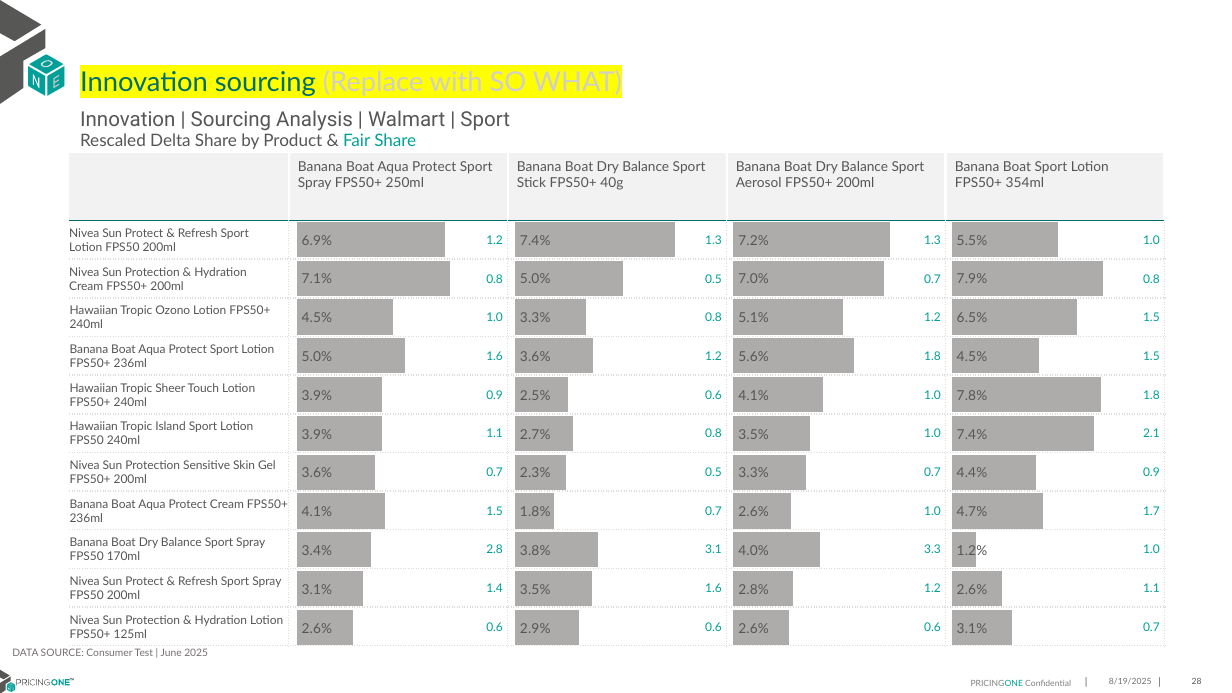
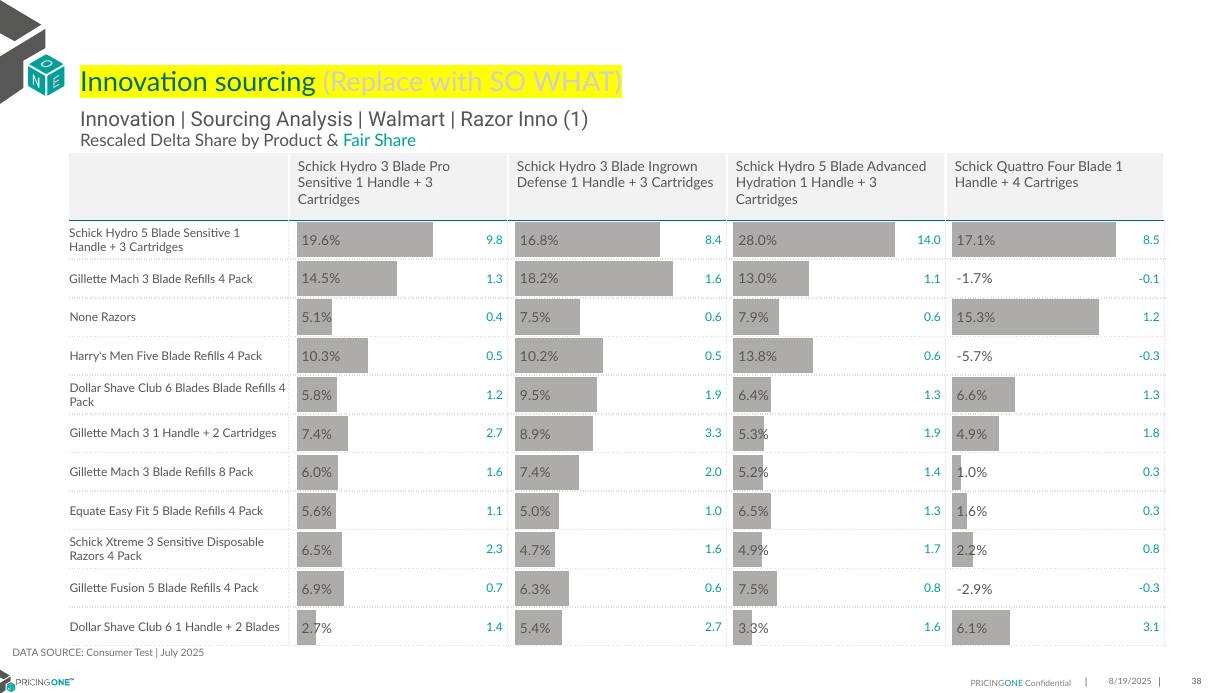
Before and after one commit to PricingOne/Slide-Automate, a slide deck: slide 38 of Innovation CBC Slide Duplicate/Innovation CBC Walmart output 2025-08-19.pptx (slide 28 before the commit). Drawn at 1232x693 pixels with LibreOffice and Linux fonts; fonts in the diff are those of the drawing. Boxes give left, top, right and bottom in pixels: in the first picture for what was removed or moved away, otherwise in the second. Text is boxed around its words. In the diff, an @@ line names an element or a change of style, - is before the commit and + after.

Commit message:
edgewell us inno

```diff
--- a/Innovation CBC Slide Duplicate/Innovation CBC Walmart output 2025-08-19.pptx
+++ b/Innovation CBC Slide Duplicate/Innovation CBC Walmart output 2025-08-19.pptx
@@ text at [80, 110, 589, 131]: text changed @@
-Innovation | Sourcing Analysis | Walmart | Sport
+Innovation | Sourcing Analysis | Walmart | Razor Inno (1)
@@ table at [69, 153, 1165, 646] @@
-row 1:  | Banana Boat Aqua Protect Sport Spray FPS50+ 250ml | Banana Boat Dry Balance Sport Stick FPS50+ 40g | Banana Boat Dry Balance Sport Aerosol FPS50+ 200ml | Banana Boat Sport Lotion FPS50+ 354ml
+row 1:  | Schick Hydro 3 Blade Pro Sensitive 1 Handle + 3 Cartridges | Schick Hydro 3 Blade Ingrown Defense 1 Handle + 3 Cartridges | Schick Hydro 5 Blade Advanced Hydration 1 Handle + 3 Cartridges | Schick Quattro Four Blade 1 Handle + 4 Cartriges
-row 2: Nivea Sun Protect & Refresh Sport Lotion FPS50 200ml | 1.2 | 1.3 | 1.3 | 1.0
+row 2: Schick Hydro 5 Blade Sensitive 1 Handle + 3 Cartridges | 9.8 | 8.4 | 14.0 | 8.5
-row 3: Nivea Sun Protection & Hydration Cream FPS50+ 200ml | 0.8 | 0.5 | 0.7 | 0.8
+row 3: Gillette Mach 3 Blade Refills 4 Pack | 1.3 | 1.6 | 1.1 | -0.1
-row 4: Hawaiian Tropic Ozono Lotion FPS50+ 240ml | 1.0 | 0.8 | 1.2 | 1.5
+row 4: None Razors | 0.4 | 0.6 | 0.6 | 1.2
-row 5: Banana Boat Aqua Protect Sport Lotion FPS50+ 236ml | 1.6 | 1.2 | 1.8 | 1.5
+row 5: Harry's Men Five Blade Refills 4 Pack | 0.5 | 0.5 | 0.6 | -0.3
-row 6: Hawaiian Tropic Sheer Touch Lotion FPS50+ 240ml | 0.9 | 0.6 | 1.0 | 1.8
+row 6: Dollar Shave Club 6 Blades Blade Refills 4 Pack | 1.2 | 1.9 | 1.3 | 1.3
-row 7: Hawaiian Tropic Island Sport Lotion FPS50 240ml | 1.1 | 0.8 | 1.0 | 2.1
+row 7: Gillette Mach 3 1 Handle + 2 Cartridges | 2.7 | 3.3 | 1.9 | 1.8
-row 8: Nivea Sun Protection Sensitive Skin Gel FPS50+ 200ml | 0.7 | 0.5 | 0.7 | 0.9
+row 8: Gillette Mach 3 Blade Refills 8 Pack | 1.6 | 2.0 | 1.4 | 0.3
-row 9: Banana Boat Aqua Protect Cream FPS50+ 236ml | 1.5 | 0.7 | 1.0 | 1.7
+row 9: Equate Easy Fit 5 Blade Refills 4 Pack | 1.1 | 1.0 | 1.3 | 0.3
-row 10: Banana Boat Dry Balance Sport Spray FPS50 170ml | 2.8 | 3.1 | 3.3 | 1.0
+row 10: Schick Xtreme 3 Sensitive Disposable Razors 4 Pack | 2.3 | 1.6 | 1.7 | 0.8
-row 11: Nivea Sun Protect & Refresh Sport Spray FPS50 200ml | 1.4 | 1.6 | 1.2 | 1.1
+row 11: Gillette Fusion 5 Blade Refills 4 Pack | 0.7 | 0.6 | 0.8 | -0.3
-row 12: Nivea Sun Protection & Hydration Lotion FPS50+ 125ml | 0.6 | 0.6 | 0.6 | 0.7
+row 12: Dollar Shave Club 6 1 Handle + 2 Blades | 1.4 | 2.7 | 1.6 | 3.1
@@ bar chart at [291, 221, 471, 647] @@
-Series 1: 0.069, 0.071, 0.045, 0.05, 0.039, 0.039, 0.036, 0.041, 0.034, 0.031, 0.026
+Series 1: 0.196, 0.145, 0.051, 0.103, 0.058, 0.074, 0.06, 0.056, 0.065, 0.069, 0.027
@@ bar chart at [509, 221, 689, 647] @@
-Series 1: 0.074, 0.05, 0.033, 0.036, 0.025, 0.027, 0.023, 0.018, 0.038, 0.035, 0.029
+Series 1: 0.168, 0.182, 0.075, 0.102, 0.095, 0.089, 0.074, 0.05, 0.047, 0.063, 0.054
@@ bar chart at [727, 221, 907, 647] @@
-Series 1: 0.072, 0.07, 0.051, 0.056, 0.041, 0.035, 0.033, 0.026, 0.04, 0.028, 0.026
+Series 1: 0.28, 0.13, 0.079, 0.138, 0.064, 0.053, 0.052, 0.065, 0.049, 0.075, 0.033
@@ bar chart at [946, 221, 1126, 647] @@
-Series 1: 0.055, 0.079, 0.065, 0.045, 0.078, 0.074, 0.044, 0.047, 0.012, 0.026, 0.031
+Series 1: 0.171, -0.017, 0.153, -0.057, 0.066, 0.049, 0.01, 0.016, 0.022, -0.029, 0.061
@@ text at [12, 648, 205, 658]: text changed @@
-DATA SOURCE: Consumer Test | June 2025
+DATA SOURCE: Consumer Test | July 2025
```
Also in this commit, not shown: 26 other slides changed, 13 slides added, 1 slide removed, 12 other files.
